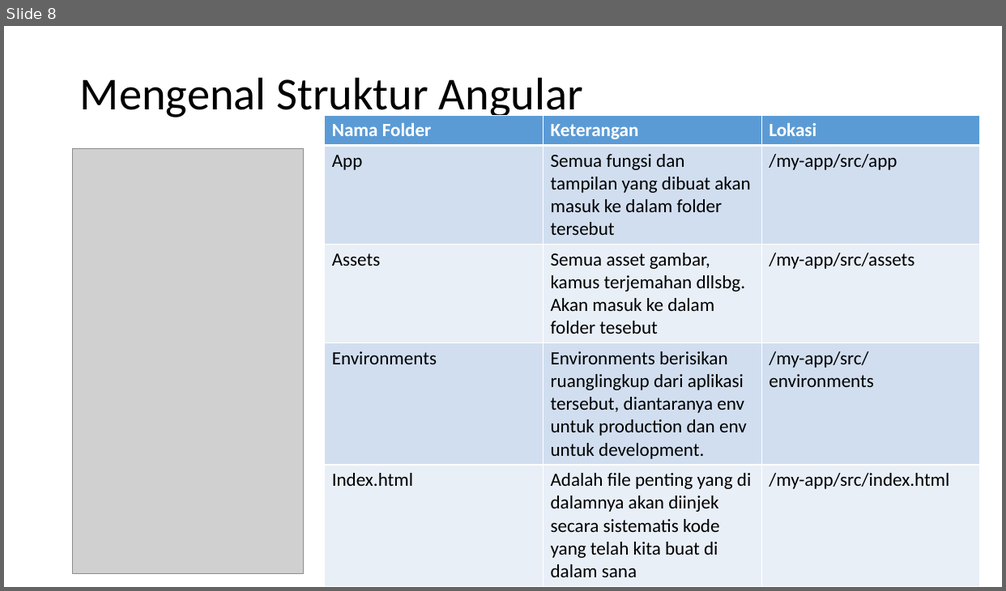
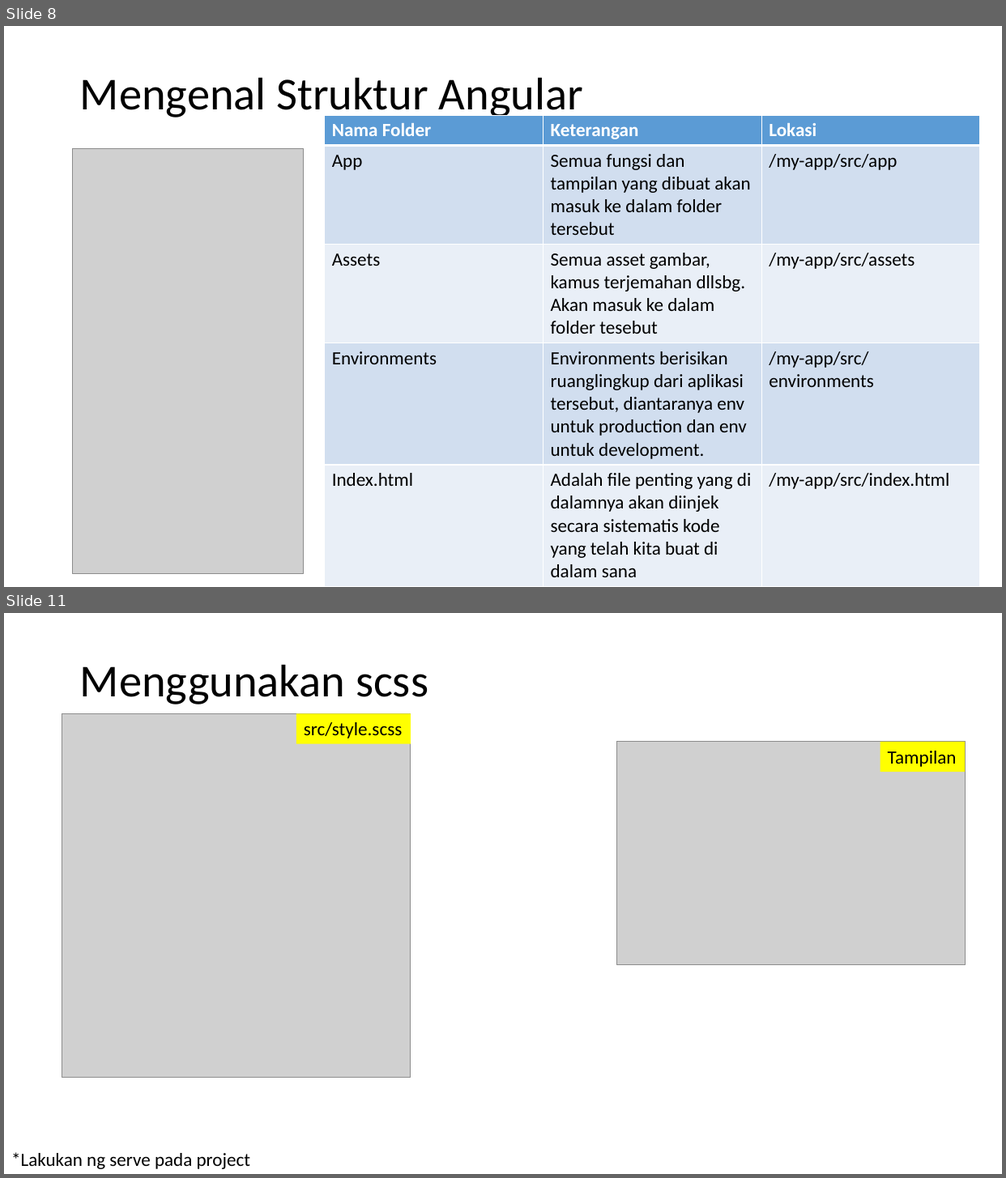
Before and after one commit to alifrazanit/ngodingBareng, a slide deck: Week 6.pptx. Shown one above the other, each under a label of ours: slide 8 before the commit, slides 8 and 11 after it; the slides between them are not shown. The pictures are 1006x591 and 1006x1178 pixels, drawn with LibreOffice and Linux fonts; fonts in the diff are those of the drawing; grey boxes stand for pictures. Boxes give left, top, right and bottom in pixels: in the first picture for what was removed or moved away, otherwise in the second. Text is boxed around its words. In the diff, an @@ line names an element or a change of style, - is before the commit and + after.

```diff
--- a/Week 6.pptx
+++ b/Week 6.pptx
@@ slide 11 added at [4, 613, 1002, 1174], background #FFFFFF @@
@@ title added at [80, 664, 428, 705], 44 pt, text #000000 @@
+Menggunakan scss
@@ picture added at [62, 714, 411, 1078] @@
@@ rectangle added at [296, 714, 411, 744], fill #FFFF00, 18 pt, text #000000 @@
+src/style.scss
@@ picture added at [617, 742, 965, 965] @@
@@ rectangle added at [880, 742, 965, 772], fill #FFFF00, 18 pt, text #000000 @@
+Tampilan
@@ text added at [11, 1152, 250, 1169], 18 pt, text #000000 @@
+*Lakukan ng serve pada project
```
Also in this commit, not shown: 16 other slides added, 1 slide removed, 9 other files.
